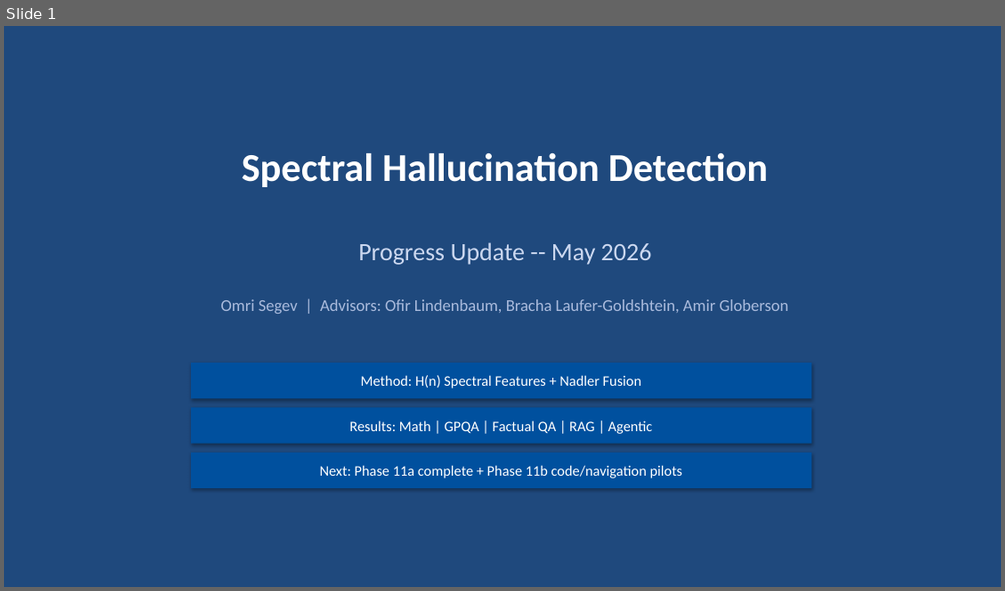
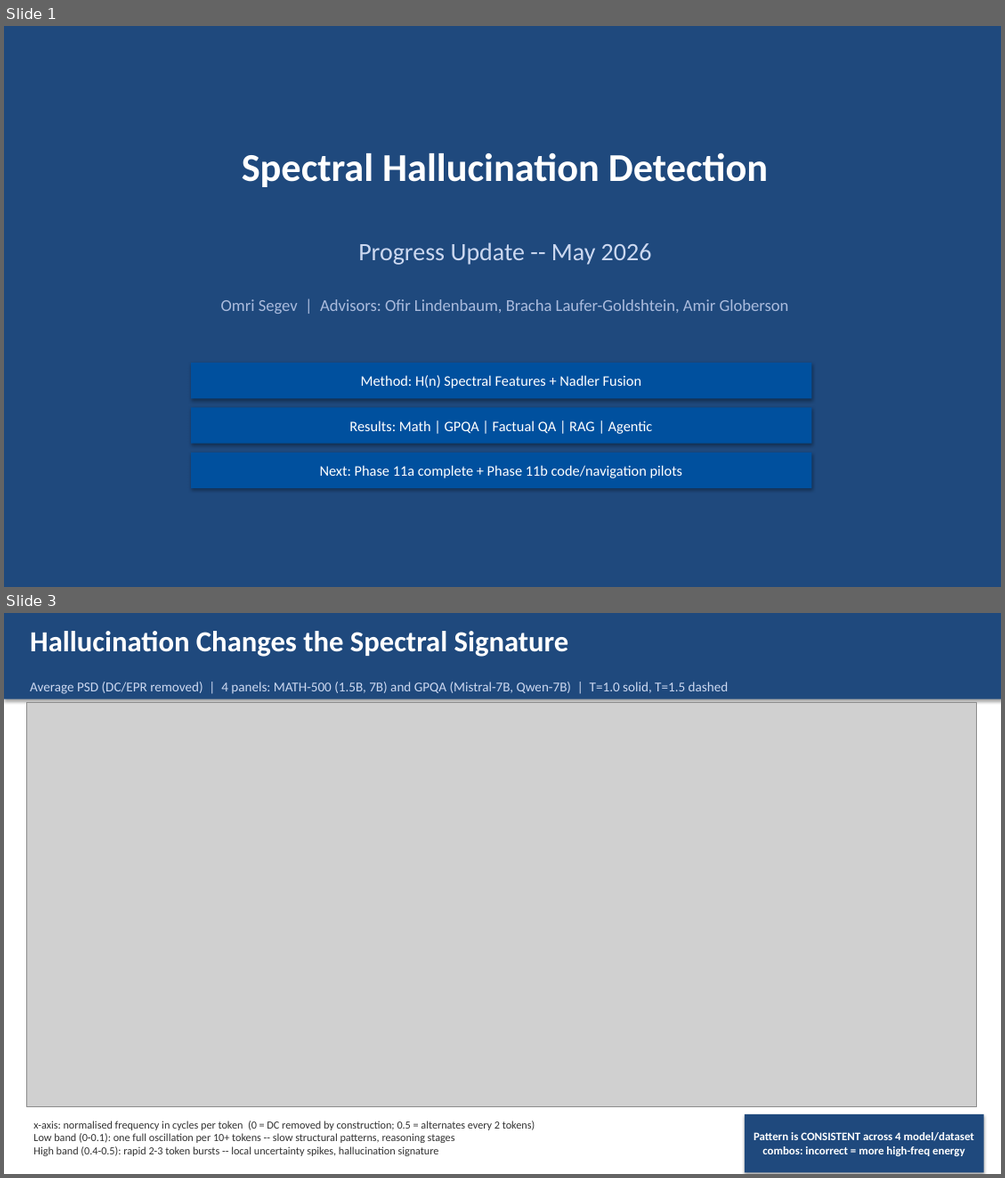
Before and after one commit to omrisegev/hallucination_detection, a slide deck: Hallucination_Detection_May18.pptx. Shown one above the other, each under a label of ours: slide 1 before the commit, slides 1 and 3 after it; the slides between them are not shown. The pictures are 1005x591 and 1005x1178 pixels, drawn with LibreOffice and Linux fonts; fonts in the diff are those of the drawing; grey boxes stand for pictures. Boxes give left, top, right and bottom in pixels: in the first picture for what was removed or moved away, otherwise in the second. Text is boxed around its words. In the diff, an @@ line names an element or a change of style, - is before the commit and + after.

```diff
--- a/Hallucination_Detection_May18.pptx
+++ b/Hallucination_Detection_May18.pptx
@@ slide 3 added at box(4, 613, 1001, 1174), background #FFFFFF @@
@@ rectangle added at box(4, 613, 1001, 699), fill #1F497D @@
@@ text added at box(30, 631, 569, 657), 28 pt, text #FFFFFF, bold @@
+Hallucination Changes the Spectral Signature
@@ text added at box(30, 682, 728, 694), 13 pt, text #CCD8F0 @@
+Average PSD (DC/EPR removed) | 4 panels: MATH-500 (1.5B, 7B) and GPQA (Mistral-7B, Qwen-7B) | T=1.0 solid, T=1.5 dashed
@@ picture added at box(26, 703, 976, 1107) @@
@@ rectangle added at box(744, 1114, 984, 1172), fill #1F497D, 11 pt, text #FFFFFF, bold @@
+Pattern is CONSISTENT across 4 model/dataset combos: incorrect = more high-freq energy
@@ text added at box(33, 1120, 534, 1156), 10.5 pt, text #323232 @@
+x-axis: normalised frequency in cycles per token (0 = DC removed by construction; 0.5 = alternates every 2 tokens)
+Low band (0-0.1): one full oscillation per 10+ tokens -- slow structural patterns, reasoning stages
+High band (0.4-0.5): rapid 2-3 token bursts -- local uncertainty spikes, hallucination signature
```
Also in this commit, not shown: 8 slides changed, 1 other slide added, 2 slides removed, 2 other files.
